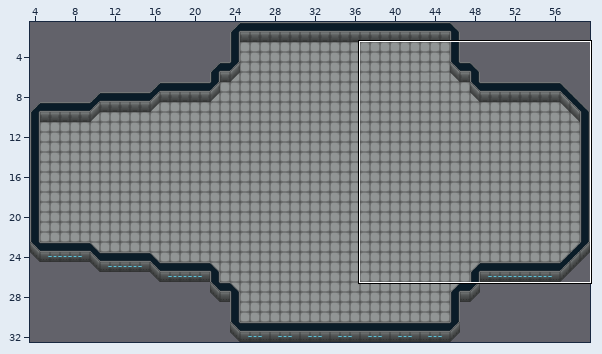
Two versions of a level (Tiled map, Map/Test/Test.tmx). Above, an overview of the earlier version with the close-up marked.
Close-up. Earlier state:
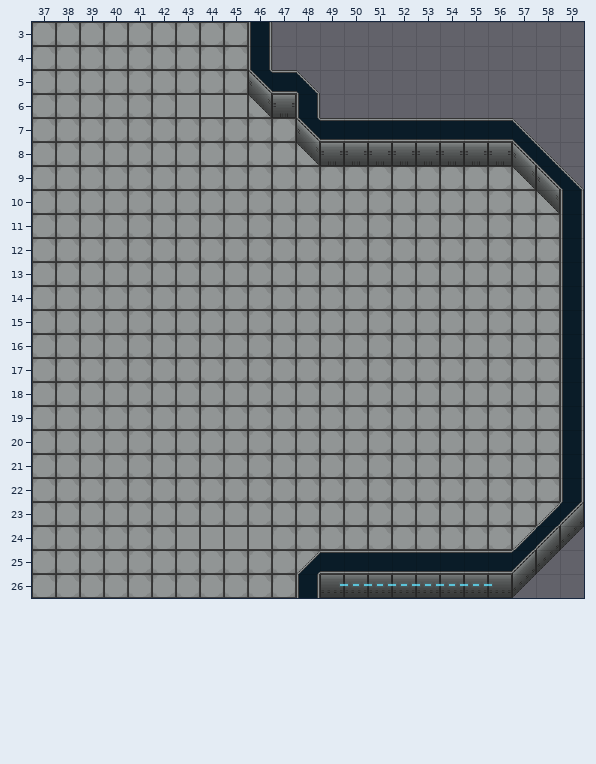
Cells are 32x32 px. Shown: x 37..59, y 3..26.
The result:
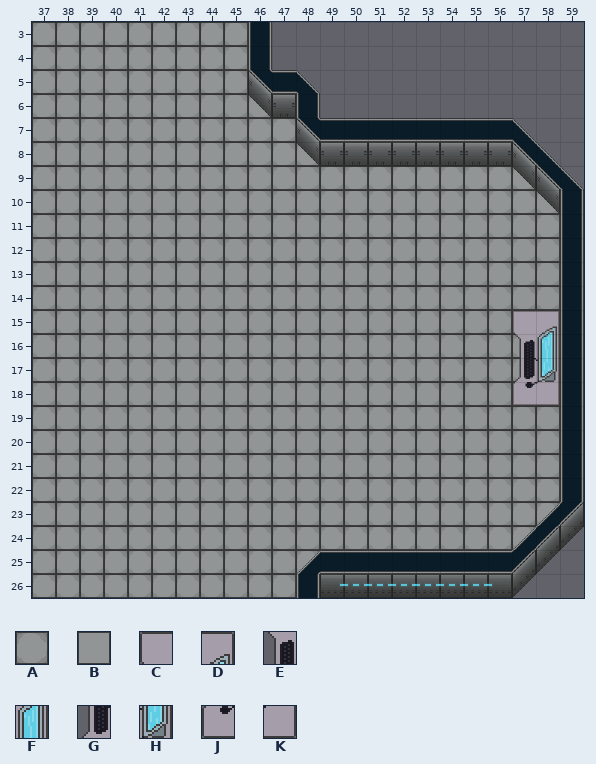
Key: from "Ship": A 17, B 24; from "ShipDeco": C 22, D 23, E 30, F 31, G 38, H 39, J 46, K 47.
_ is an empty cell.
Tiles replaced or removed in this view: B.
The edit:
Changed rows in their new state; . is an unchanged cell.
Layer "Calque de Tuiles 1":
first column x 43:
 6 AAA
first column x 43:
24 AAAA
Layer "Tile Layer 2":
first column x 57:
15 CD
16 EF
17 GH
18 JK
Where, in picture pixels (left, top, right, bottom), the same in both close-ups:
changed: (177, 95, 247, 117)
added: (513, 311, 559, 405)
changed: (177, 527, 271, 549)
